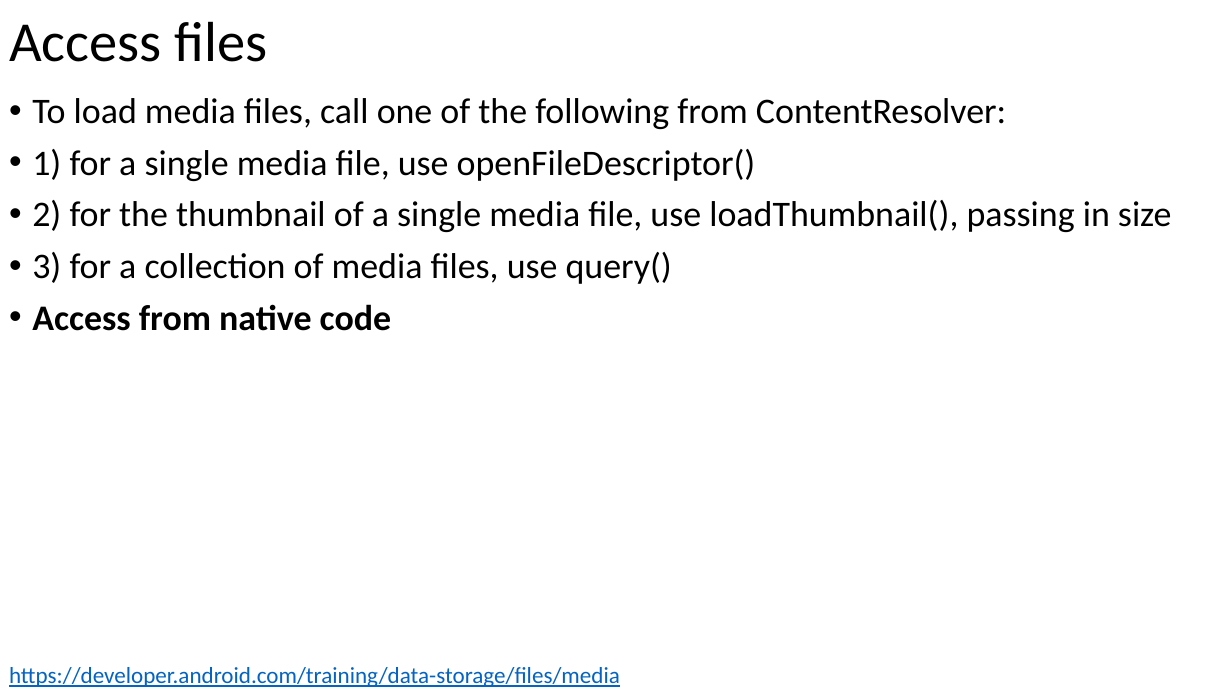
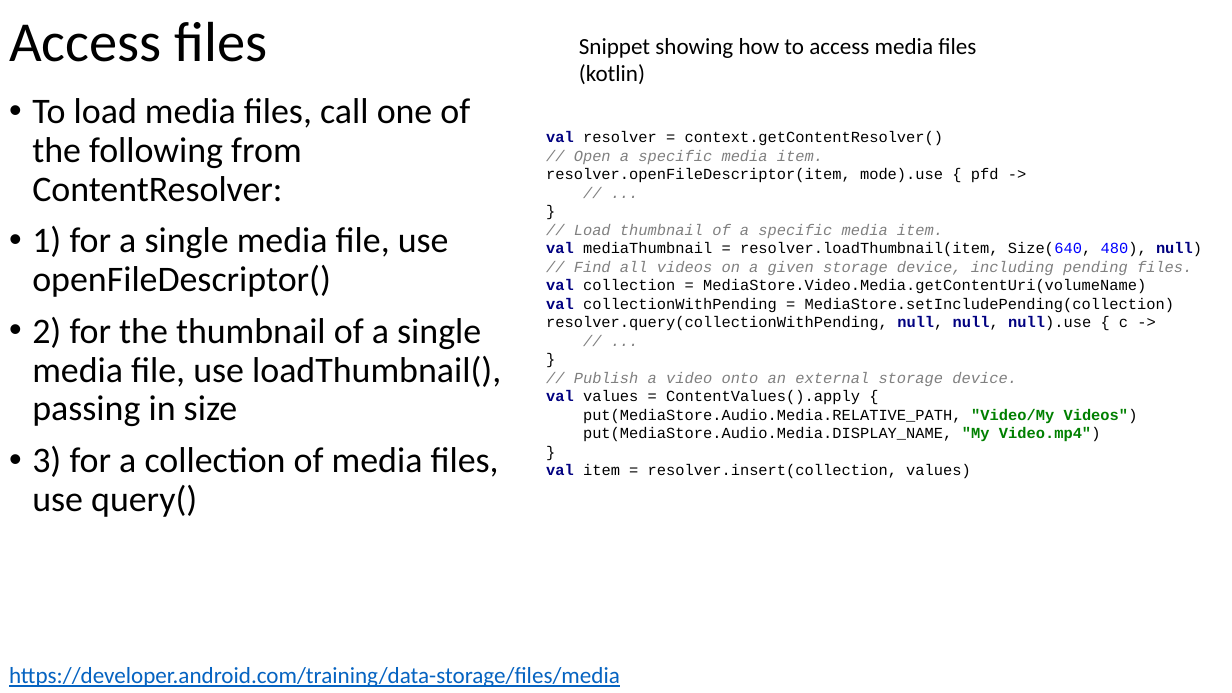
Before and after one commit to russellu/cs230, a slide deck: slide 25 of Lecture_11.pptx. Drawn at 1232x693 pixels with LibreOffice and Linux fonts; fonts in the diff are those of the drawing. Boxes give left, top, right and bottom in pixels: in the first picture for what was removed or moved away, otherwise in the second. Text is boxed around its words. In the diff, an @@ line names an element or a change of style, - is before the commit and + after.

Commit message:
add

```diff
--- a/Lecture_11.pptx
+++ b/Lecture_11.pptx
@@ text added at (579,38,976,84), 18 pt, text #000000 @@
+Snippet showing how to access media files
+(kotlin)
@@ text added at (546,131,1202,479), 12 pt, text #000000 @@
+val resolver = context.getContentResolver()
+// Open a specific media item.
+resolver.openFileDescriptor(item, mode).use { pfd ->
+// ...
+}
+// Load thumbnail of a specific media item.
+val mediaThumbnail = resolver.loadThumbnail(item, Size(640, 480), null)
+// Find all videos on a given storage device, including pending files.
+val collection = MediaStore.Video.Media.getContentUri(volumeName)
+val collectionWithPending = MediaStore.setIncludePending(collection)
+resolver.query(collectionWithPending, null, null, null).use { c ->
+// ...
+}
+// Publish a video onto an external storage device.
+val values = ContentValues().apply {
+put(MediaStore.Audio.Media.RELATIVE_PATH, "Video/My Videos")
+put(MediaStore.Audio.Media.DISPLAY_NAME, "My Video.mp4")
+}
+val item = resolver.insert(collection, values)
@@ text at (32,304,391,331): paragraph removed @@
-• Access from native code
```
Also in this commit, not shown: 2 other slides changed, 7 slides added.
